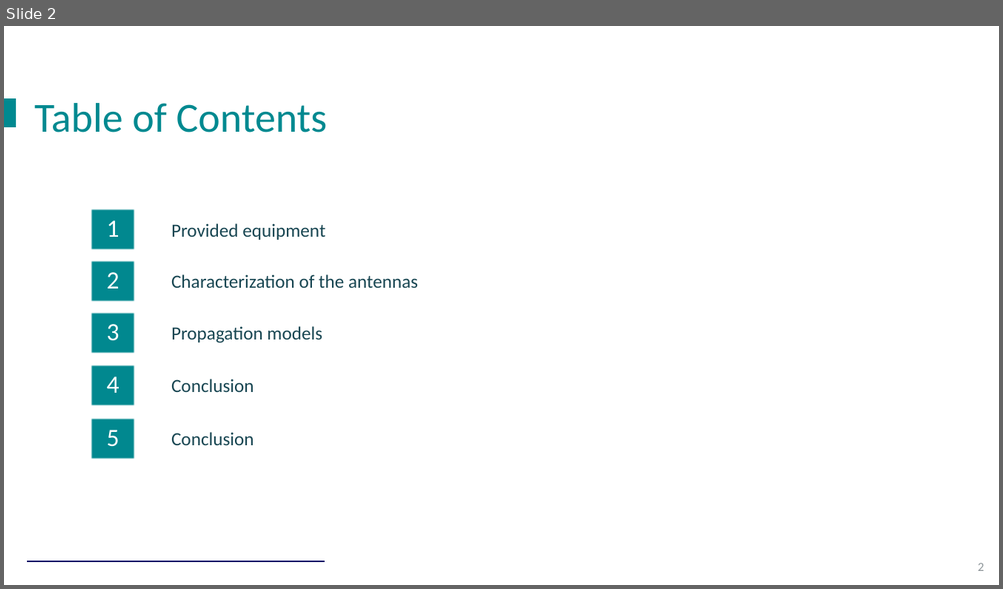
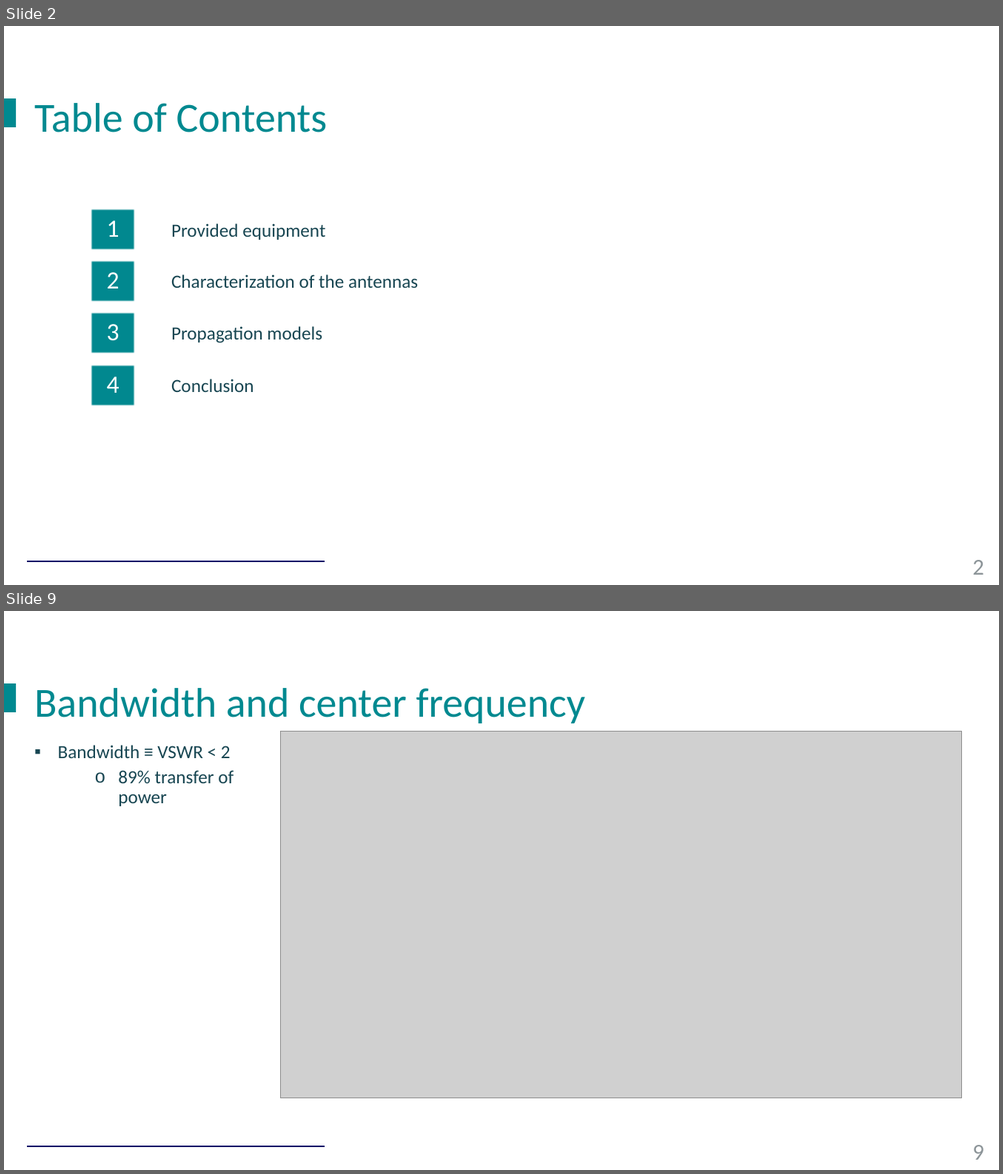
Before and after one commit to Tyr4n1x/Project_Antenna, a slide deck: Presentation.pptx. Shown one above the other, each under a label of ours: slide 2 before the commit, slides 2 and 9 after it; the slides between them are not shown. The pictures are 1003x589 and 1003x1174 pixels, drawn with LibreOffice and Linux fonts; fonts in the diff are those of the drawing; grey boxes stand for pictures; background and template pictures are left out. Boxes give left, top, right and bottom in pixels: in the first picture for what was removed or moved away, otherwise in the second. Text is boxed around its words. In the diff, an @@ line names an element or a change of style, - is before the commit and + after.

Commit message:
added presentation and pictures of setup

```diff
--- a/Presentation.pptx
+++ b/Presentation.pptx
@@ slide 9 added at bbox=[4, 611, 999, 1170], background picture (left out); not listed: 3 template elements that a slide beside it also shows @@
@@ text added at bbox=[34, 688, 586, 723], 40 pt, text #008990 @@
+Bandwidth and center frequency
@@ picture added at bbox=[280, 731, 962, 1098] @@
@@ text added at bbox=[58, 745, 233, 806], 18 pt, text #184652 @@
+▪ Bandwidth ≡ VSWR < 2
+  o 89% transfer of power
@@ slide 2 changed as well @@
@@ text removed at bbox=[91, 418, 134, 460] @@
-5
@@ text removed at bbox=[171, 432, 254, 446] @@
-Conclusion
@@ page number at bbox=[972, 560, 984, 575]: size 12 to 22 pt @@
```
Also in this commit, not shown: 1 other slide changed, 20 other slides added, 1 slide removed, 11 other files.
